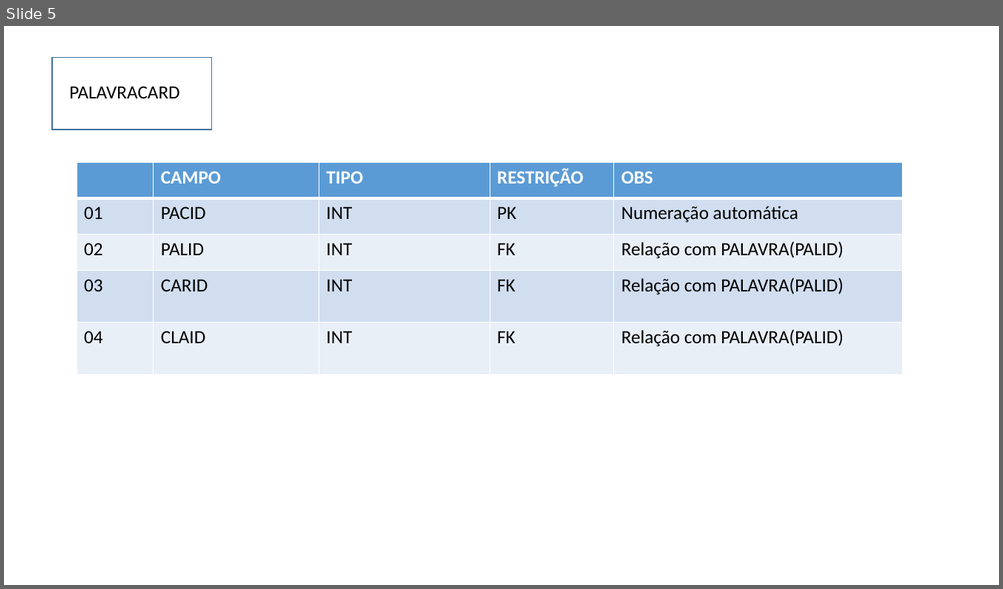
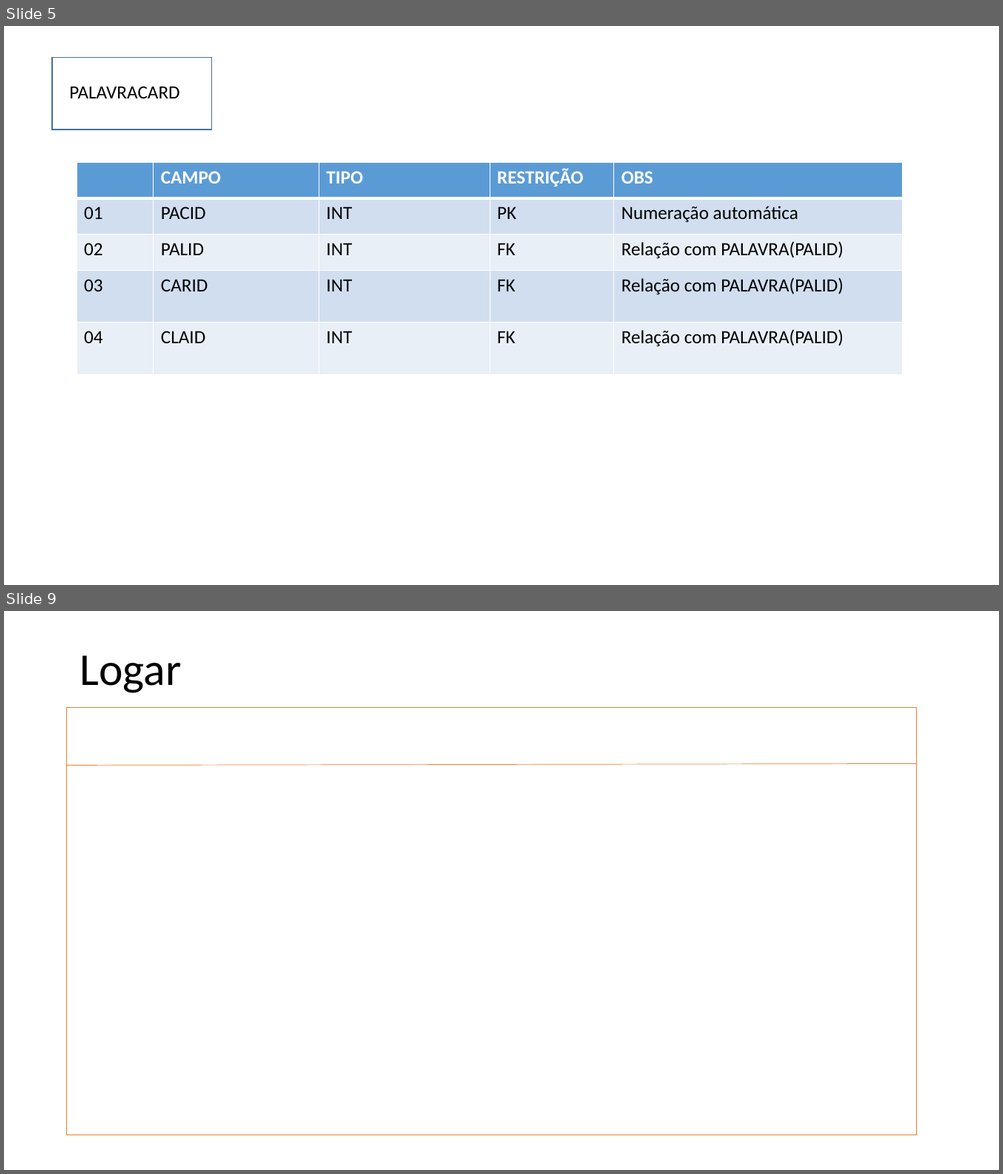
Before and after one commit to RaissaBarbs/leituraLeve, a slide deck: documentação/BookCardDocumentação.pptx. Shown one above the other, each under a label of ours: slide 5 before the commit, slides 5 and 9 after it; the slides between them are not shown. The pictures are 1003x589 and 1003x1174 pixels, drawn with LibreOffice and Linux fonts; fonts in the diff are those of the drawing. Boxes give left, top, right and bottom in pixels: in the first picture for what was removed or moved away, otherwise in the second. Text is boxed around its words. In the diff, an @@ line names an element or a change of style, - is before the commit and + after.

```diff
--- a/documentação/BookCardDocumentação.pptx
+++ b/documentação/BookCardDocumentação.pptx
@@ slide 9 added at [4,611,999,1170], background #FFFFFF @@
@@ title added at [79,655,181,693], 44 pt, text #000000 @@
+Logar
@@ rectangle added at [67,708,916,1136], fill #FFFFFF, outline #ED7D31 1 pt @@
@@ line added from (67, 766) to (916, 764), #ED7D31 0.5 pt @@
```
Also in this commit, not shown: 1 slide changed, 3 other slides added, 3 other files.
